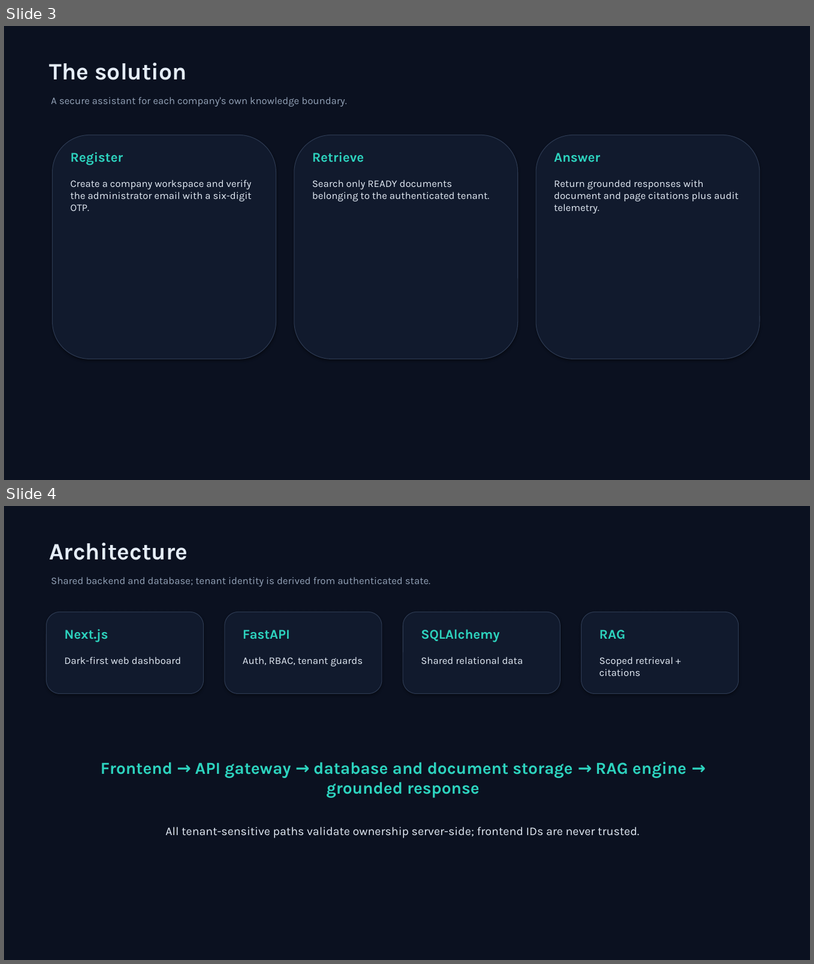
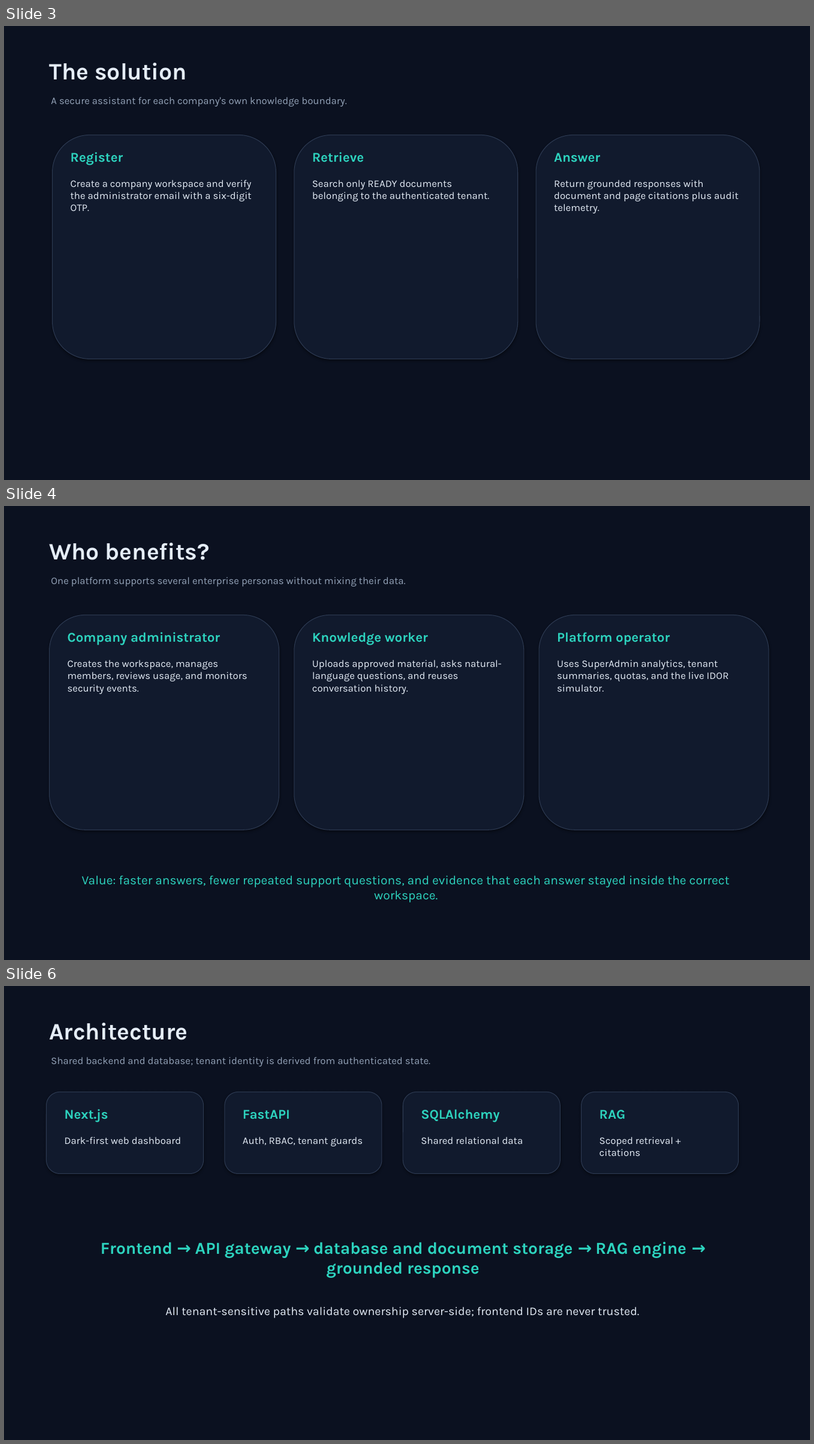
Before and after one commit to aksharganji23/tenantAI, a slide deck: presentation/SaaSsum_AI_Presentation.pptx. Shown one above the other, each under a label of ours: slides 3 and 4 before the commit, slides 3, 4 and 6 after it; the slides between them are not shown. The pictures are 814x964 and 814x1444 pixels, drawn with LibreOffice and Linux fonts; fonts in the diff are those of the drawing. Boxes give left, top, right and bottom in pixels: in the first picture for what was removed or moved away, otherwise in the second. Text is boxed around its words. In the diff, an @@ line names an element or a change of style, - is before the commit and + after.

```diff
--- a/presentation/SaaSsum_AI_Presentation.pptx
+++ b/presentation/SaaSsum_AI_Presentation.pptx
@@ slide 4 added at box(4, 506, 810, 960), background #0B1120 @@
@@ text added at box(49, 543, 209, 560), 28 pt, text #E5EDF7, bold @@
+Who benefits?
@@ text added at box(51, 577, 406, 586), 12 pt, text #94A3B8 @@
+One platform supports several enterprise personas without mixing their data.
@@ rounded rectangle added at box(50, 615, 279, 829), fill #111A2D, outline #2D3A52 0.75 pt @@
@@ rounded rectangle added at box(294, 615, 524, 829), fill #111A2D, outline #2D3A52 0.75 pt @@
@@ rounded rectangle added at box(539, 615, 769, 829), fill #111A2D, outline #2D3A52 0.75 pt @@
@@ text added at box(68, 632, 220, 645), 16 pt, text #2DD4BF, bold @@
+Company administrator
@@ text added at box(312, 632, 428, 645), 16 pt, text #2DD4BF, bold @@
+Knowledge worker
@@ text added at box(557, 632, 670, 645), 16 pt, text #2DD4BF, bold @@
+Platform operator
@@ text added at box(68, 660, 247, 694), 12 pt, text #E5EDF7 @@
+Creates the workspace, manages members, reviews usage, and monitors security events.
@@ text added at box(312, 660, 502, 694), 12 pt, text #E5EDF7 @@
+Uploads approved material, asks natural-language questions, and reuses conversation history.
@@ text added at box(557, 660, 729, 691), 12 pt, text #E5EDF7 @@
+Uses SuperAdmin analytics, tenant summaries, quotas, and the live IDOR simulator.
@@ text added at box(82, 875, 730, 902), 15 pt, text #2DD4BF @@
+Value: faster answers, fewer repeated support questions, and evidence that each answer stayed inside the correct workspace.
@@ what was slide 4 is now slide 6 @@
```
Also in this commit, not shown: 2 slides changed, 7 other slides added, 1 slide removed, 1 other file.
